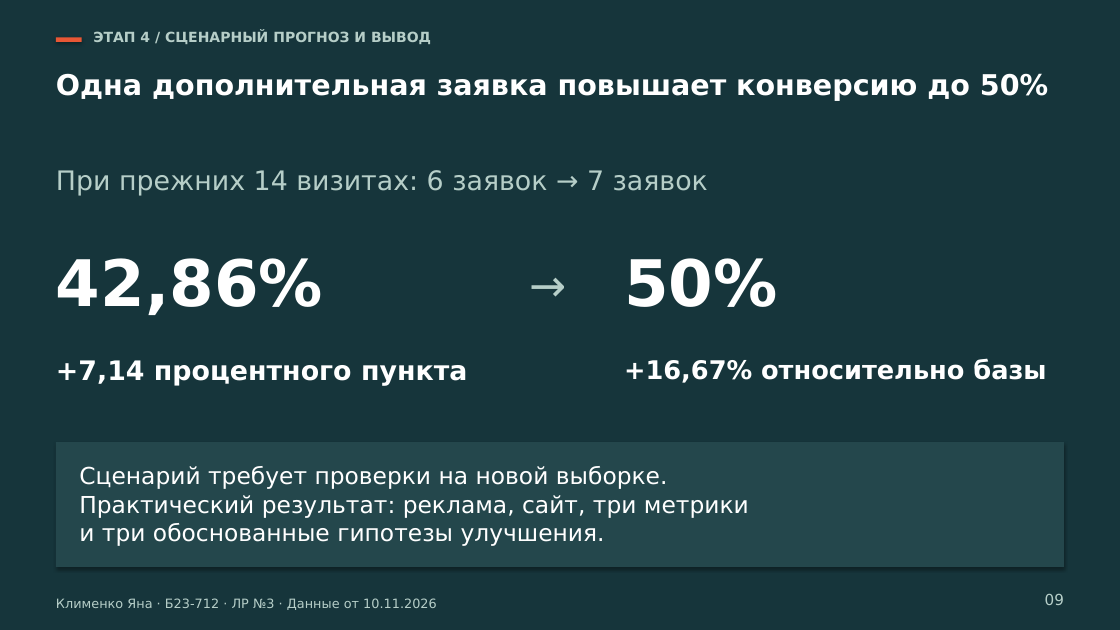
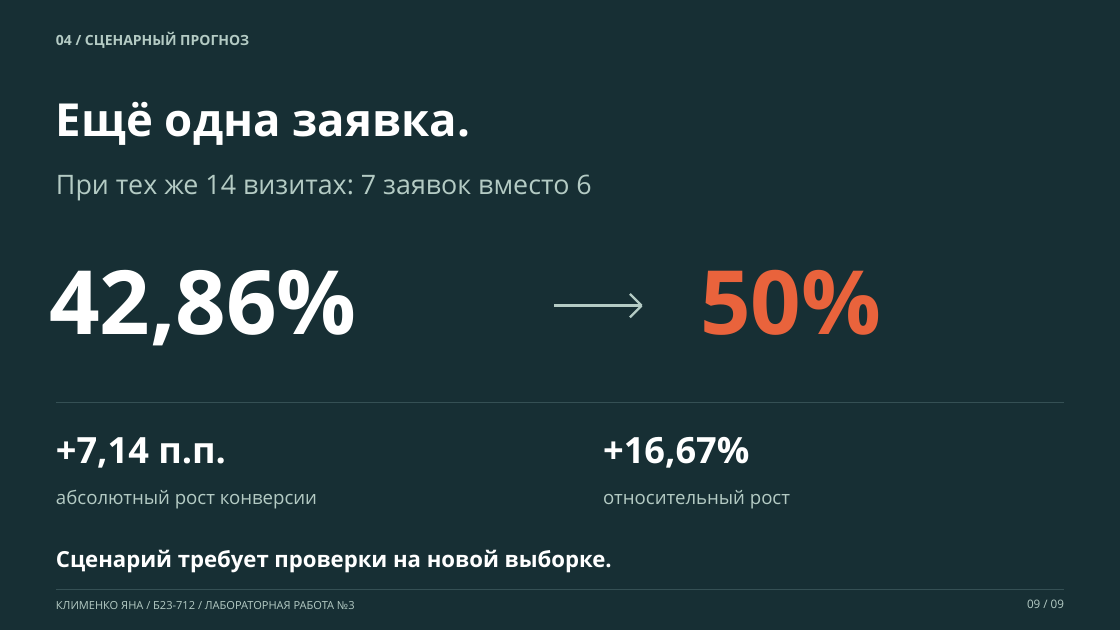
Before and after one commit to indolentmenace/hubspot-lab3, a slide deck: slide 9 of materials/LR3_HubSpot_presentation.pptx. Drawn at 1120x630 pixels with LibreOffice and Linux fonts; fonts in the diff are those of the drawing. Boxes give left, top, right and bottom in pixels: in the first picture for what was removed or moved away, otherwise in the second. Text is boxed around its words. In the diff, an @@ line names an element or a change of style, - is before the commit and + after.

```diff
--- a/materials/LR3_HubSpot_presentation.pptx
+++ b/materials/LR3_HubSpot_presentation.pptx
@@ background #16353B to #172F34 @@
@@ text at [56, 32, 249, 48]: text changed; font DejaVu Sans to Open Sans; text colour #B6CEC8 to #B4CBC4 @@
-ЭТАП 4 / СЦЕНАРНЫЙ ПРОГНОЗ И ВЫВОД
+04 / СЦЕНАРНЫЙ ПРОГНОЗ
@@ rectangle removed at [56, 37, 82, 42] @@
@@ text at [56, 102, 470, 145]: text changed; size 24.5 to 39 pt; font DejaVu Sans to Open Sans @@
-Одна дополнительная заявка повышает конверсию до 50%
+Ещё одна заявка.
@@ text at [56, 174, 591, 201]: text changed; font DejaVu Sans to Open Sans; text colour #B6CEC8 to #B4CBC4 @@
-При прежних 14 визитах: 6 заявок → 7 заявок
+При тех же 14 визитах: 7 заявок вместо 6
@@ text "42,86%": place and size @@
-text "42,86%" at [56, 258, 323, 315]
+text "42,86%" at [49, 269, 357, 346]
@@ text "42,86%" at [49, 269, 357, 346]: size 55 to 76 pt, font DejaVu Sans to Open Sans; line spacing 67.1pt to 92.7pt @@
@@ text removed at [501, 257, 595, 320] @@
-→
@@ text "50%": place and size @@
-text "50%" at [624, 258, 777, 307]
+text "50%" at [700, 269, 881, 335]
@@ text "50%" at [700, 269, 881, 335]: size 55 to 76 pt, font DejaVu Sans to Open Sans, text colour #FFFFFF to #E9633C; line spacing 67.1pt to 92.7pt @@
@@ line added from (630, 294) to (642, 306), #B4CBC4 2 pt @@
@@ line added from (555, 306) to (642, 306), #B4CBC4 2 pt @@
@@ line added from (630, 318) to (642, 306), #B4CBC4 2 pt @@
@@ line added from (56, 402) to (1065, 402), #355054 0.8 pt @@
@@ text at [56, 437, 226, 468]: text changed; size 23 to 31 pt; font DejaVu Sans to Open Sans @@
-+7,14 процентного пункта
++7,14 п.п.
@@ rectangle removed at [56, 442, 1065, 567] @@
@@ text at [603, 437, 749, 468]: text changed; size 22 to 31 pt; font DejaVu Sans to Open Sans @@
-+16,67% относительно базы
++16,67%
@@ text added at [56, 490, 317, 509], 16 pt, text #B4CBC4 @@
+абсолютный рост конверсии
@@ text at [79, 495, 749, 546]: paragraphs removed @@
-Практический результат: реклама, сайт, три метрики
-и три обоснованные гипотезы улучшения.
@@ text added at [603, 490, 790, 509], 16 pt, text #B4CBC4 @@
+относительный рост
@@ text "Сценарий требует проверки на новой ...": place and size @@
-text "Сценарий требует проверки на новой ..." at [79, 466, 749, 546]
+text "Сценарий требует проверки на новой ..." at [56, 549, 612, 573]
@@ text "Сценарий требует проверки на новой ..." at [56, 549, 612, 573]: size 20 to 19 pt, font DejaVu Sans to Open Sans, bold on; line spacing 24.4pt to 23.2pt @@
@@ line added from (56, 589) to (1065, 589), #355054 0.5 pt @@
@@ text at [1027, 599, 1064, 608]: text changed; size 13 to 10 pt; font DejaVu Sans to Open Sans; text colour #B6CEC8 to #B4CBC4 @@
-09
+09 / 09
@@ text at [56, 601, 355, 609]: text changed; size 11 to 9.5 pt; font DejaVu Sans to Open Sans; text colour #B6CEC8 to #B4CBC4 @@
-Клименко Яна · Б23-712 · ЛР №3 · Данные от 10.11.2026
+КЛИМЕНКО ЯНА / Б23-712 / ЛАБОРАТОРНАЯ РАБОТА №3
```
Also in this commit, not shown: 9 other slides changed, 1 slide added, 1 slide removed, 3 other files.
